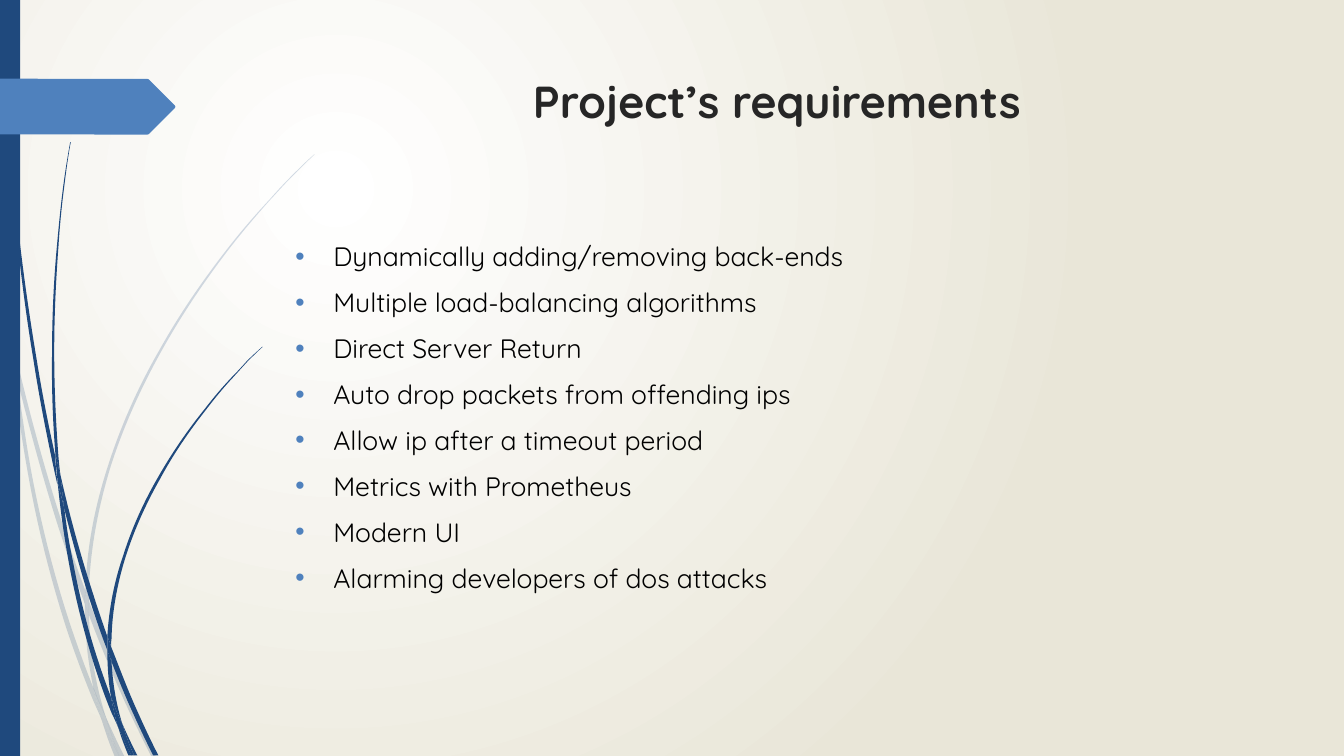
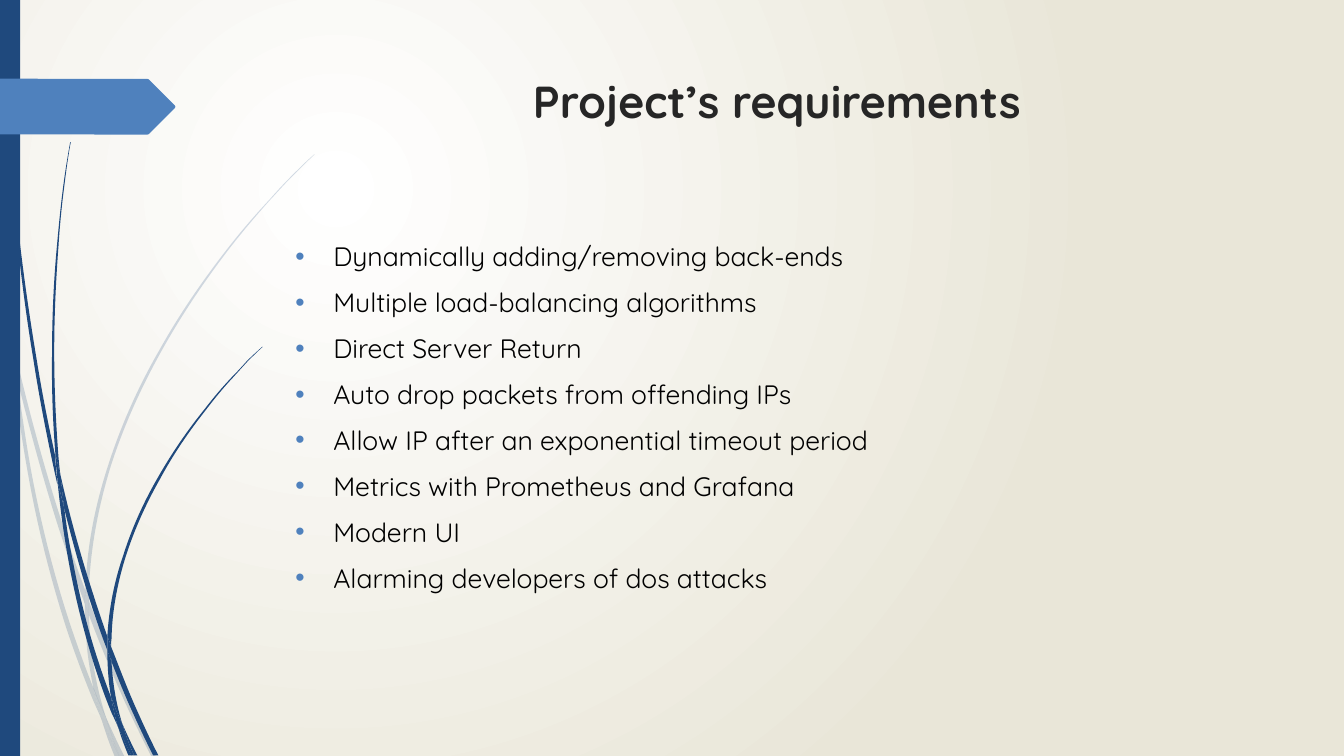
Before and after one commit to cos301-2019-se/Defendr, a slide deck: slide 3 of SRS/SlideShow3.pptx. Drawn at 1344x756 pixels with LibreOffice and Linux fonts; fonts in the diff are those of the drawing. Boxes give left, top, right and bottom in pixels: in the first picture for what was removed or moved away, otherwise in the second. Text is boxed around its words. In the diff, an @@ line names an element or a change of style, - is before the commit and + after.

```diff
--- a/SRS/SlideShow3.pptx
+++ b/SRS/SlideShow3.pptx
@@ text at (333,384,867,497): text changed @@
-• Auto drop packets from offending ips
-• Allow ip after a timeout period
-• Metrics with Prometheus
+• Auto drop packets from offending IPs
+• Allow IP after an exponential timeout period
+• Metrics with Prometheus and Grafana
```
Also in this commit, not shown: 6 other slides changed, 3 slides added.
